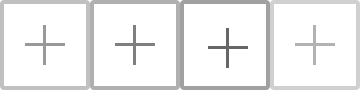
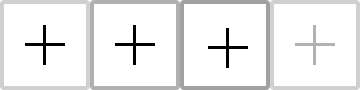
Revision of a layered 360x90 image; what changed, layer by layer:
"按下": opacity 60% → 100% over <box>208,28,248,68</box>
"圆角矩形 1" (2nd of 4, in "按下"): opacity 100% → 60% over <box>208,28,248,68</box>
"高亮": opacity 50% → 100% over <box>115,25,155,65</box>
"圆角矩形 1" (3rd of 4, in "高亮"): opacity 100% → 50% over <box>115,25,155,65</box>
"正常": opacity 40% → 100% over <box>0,0,90,90</box>
"圆角矩形 1" (4th of 4, in "正常"): opacity 100% → 30% over <box>0,0,90,90</box>
